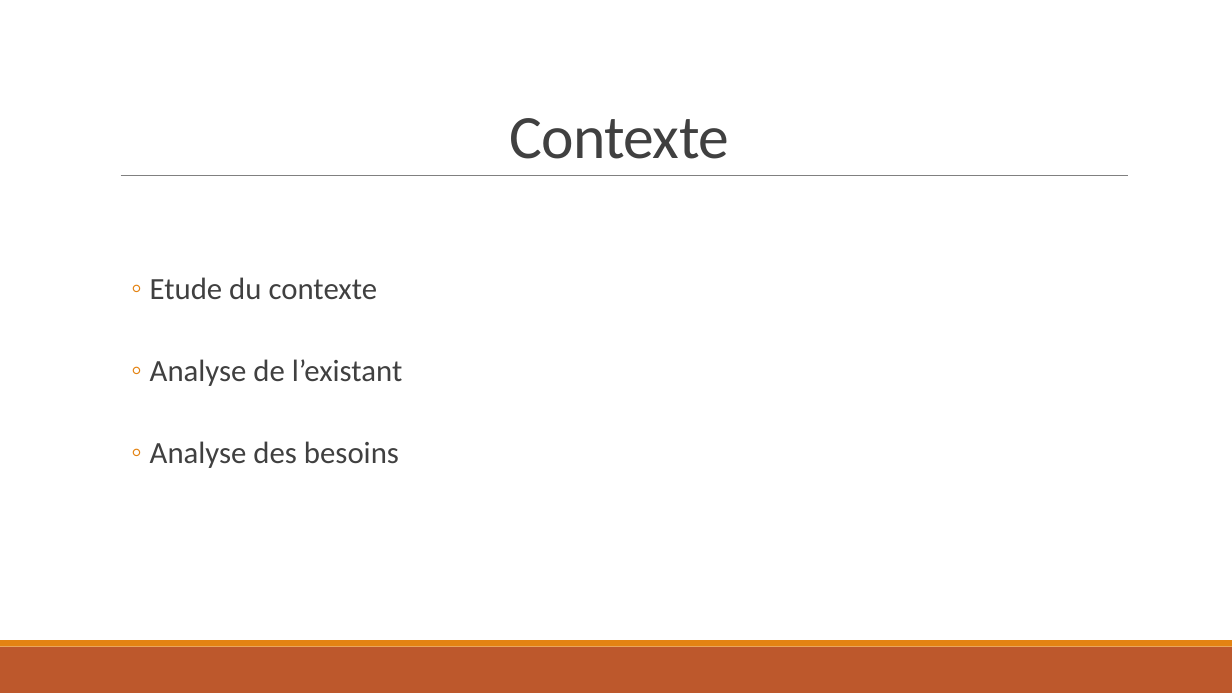
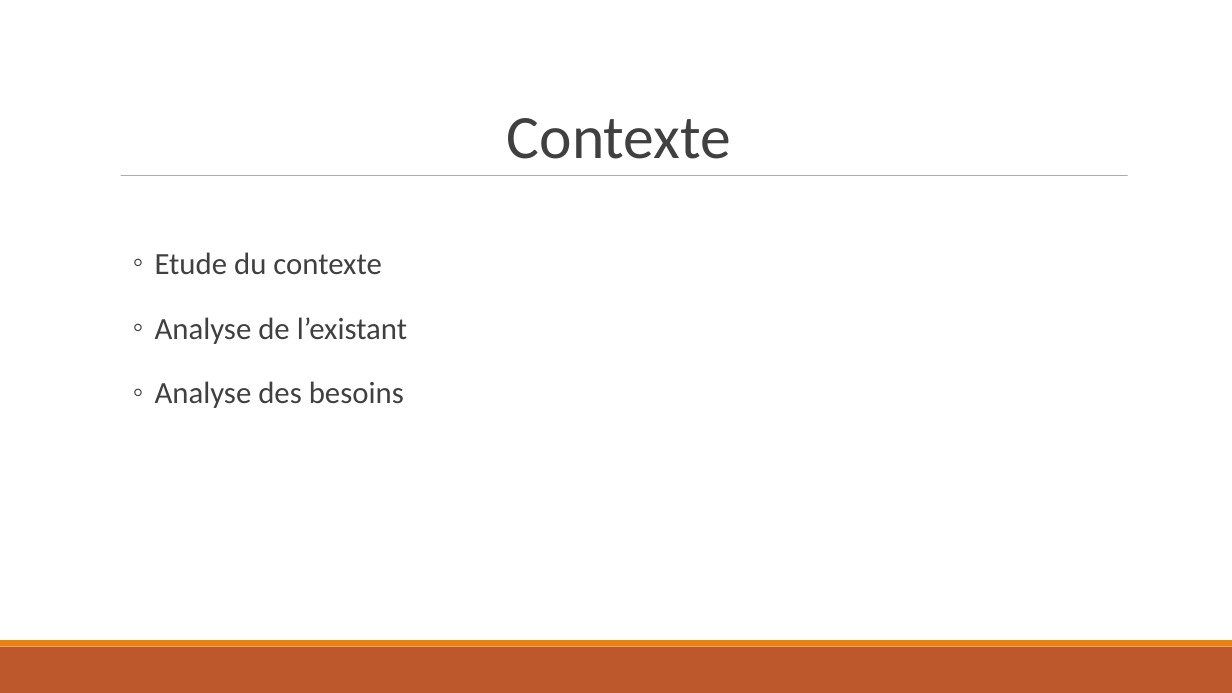
Before and after one commit to Orionde/Mew-Project, a slide deck: slide 3 of blabla/Rendu/Projet Booker it2 - V1.pptx. Drawn at 1232x693 pixels with LibreOffice and Linux fonts; fonts in the diff are those of the drawing. Boxes give left, top, right and bottom in pixels: in the first picture for what was removed or moved away, otherwise in the second. Text is boxed around its words. In the diff, an @@ line names an element or a change of style, - is before the commit and + after.

```diff
--- a/blabla/Rendu/Projet Booker it2 - V1.pptx
+++ b/blabla/Rendu/Projet Booker it2 - V1.pptx
@@ text "Contexte" at (507, 118, 731, 159): letter spacing -0.5 to 0 pt; line spacing 0.85 to 1 @@
@@ line (121, 176) - (1128, 176): stroke #808080 0.5 pt to #808080 0.51 pt @@
@@ text "Etude du contexte" at (155, 252, 407, 408): indent changed; line spacing 0.9 to 1; less space between paragraphs @@
```
Also in this commit, not shown: 13 other slides changed, 1 other file.
